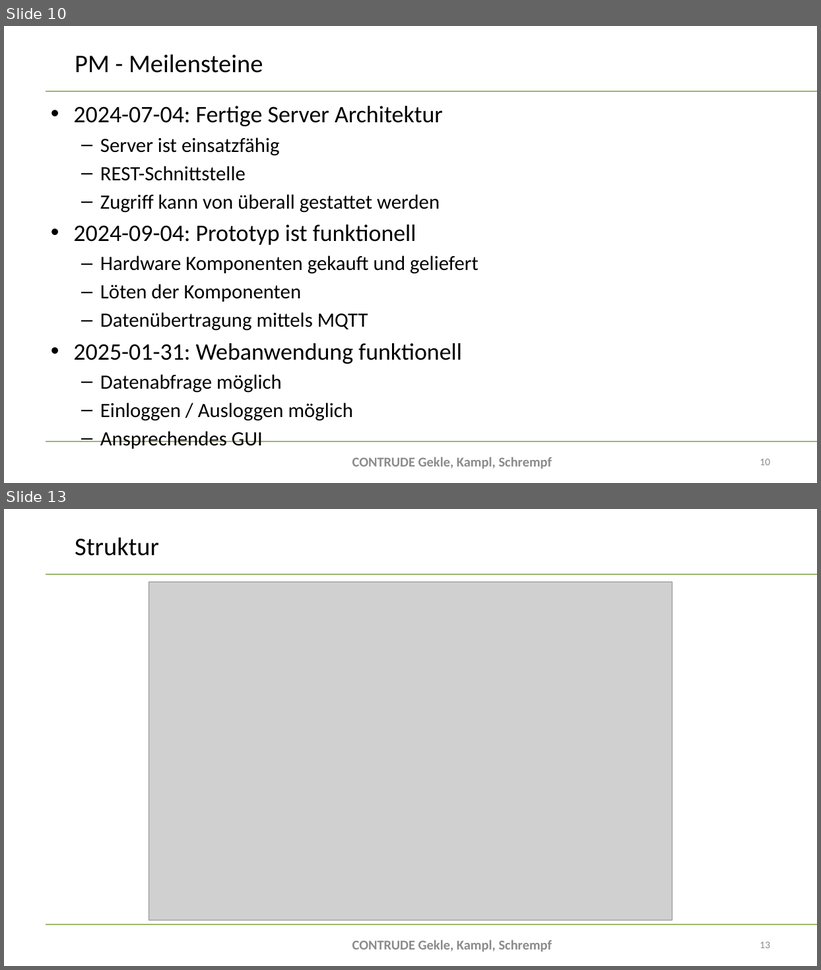
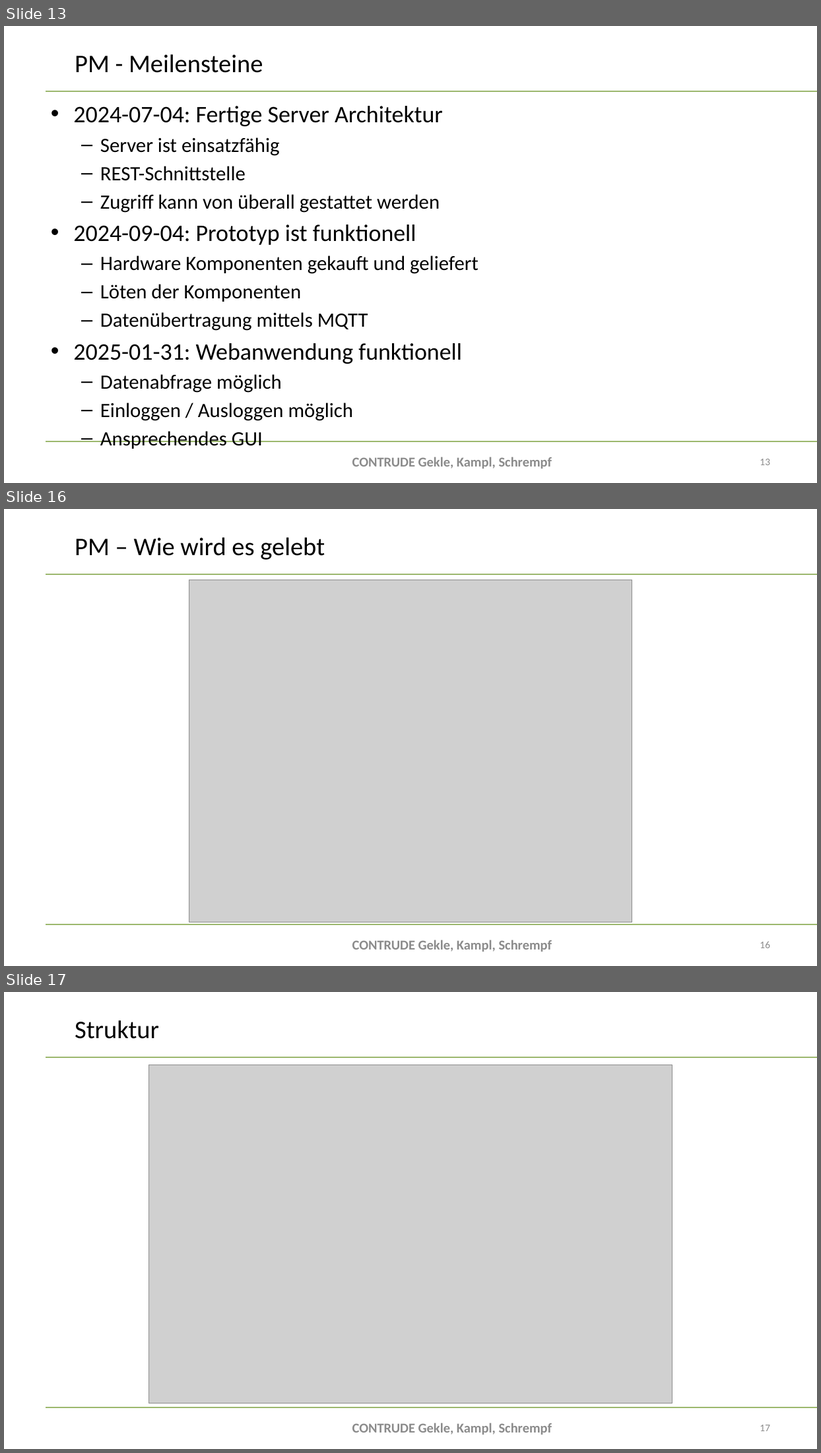
Before and after one commit to bitsneak/Contrude, a slide deck: Diplomarbeit/doc/Presentations/DA-Präsentation2024_Erstpräsentation.pptx. Shown one above the other, each under a label of ours: slides 10 and 13 before the commit, slides 13, 16 and 17 after it; the slides between them are not shown. The pictures are 821x970 and 821x1453 pixels, drawn with LibreOffice and Linux fonts; fonts in the diff are those of the drawing; grey boxes stand for pictures; background and template pictures are left out. Boxes give left, top, right and bottom in pixels: in the first picture for what was removed or moved away, otherwise in the second. Text is boxed around its words. In the diff, an @@ line names an element or a change of style, - is before the commit and + after.

```diff
--- a/Diplomarbeit/doc/Presentations/DA-Präsentation2024_Erstpräsentation.pptx
+++ b/Diplomarbeit/doc/Presentations/DA-Präsentation2024_Erstpräsentation.pptx
@@ slide 16 added at (x1=4, y1=509, x2=817, y2=966), background #FFFFFF; not listed: 2 template elements that a slide beside it also shows @@
@@ title added at (x1=75, y1=537, x2=325, y2=560), 30 pt, text #000000 @@
+PM – Wie wird es gelebt
@@ picture added at (x1=189, y1=580, x2=632, y2=923) @@
@@ text added at (x1=352, y1=940, x2=552, y2=952), 16 pt, text #8C8C8C, bold @@
+CONTRUDE Gekle, Kampl, Schrempf
@@ page number added at (x1=760, y1=941, x2=770, y2=949), 12 pt, text #8C8C8C @@
+16
@@ what was slide 10 is now slide 13 @@
@@ page number at (x1=760, y1=459, x2=770, y2=466): text changed @@
-10
+13
@@ what was slide 13 is now slide 17 @@
@@ page number at (x1=760, y1=1425, x2=770, y2=1432): text changed @@
-13
+17
```
Also in this commit, not shown: 7 slides changed, 5 other slides added, 2 slides removed, 1 other file.
